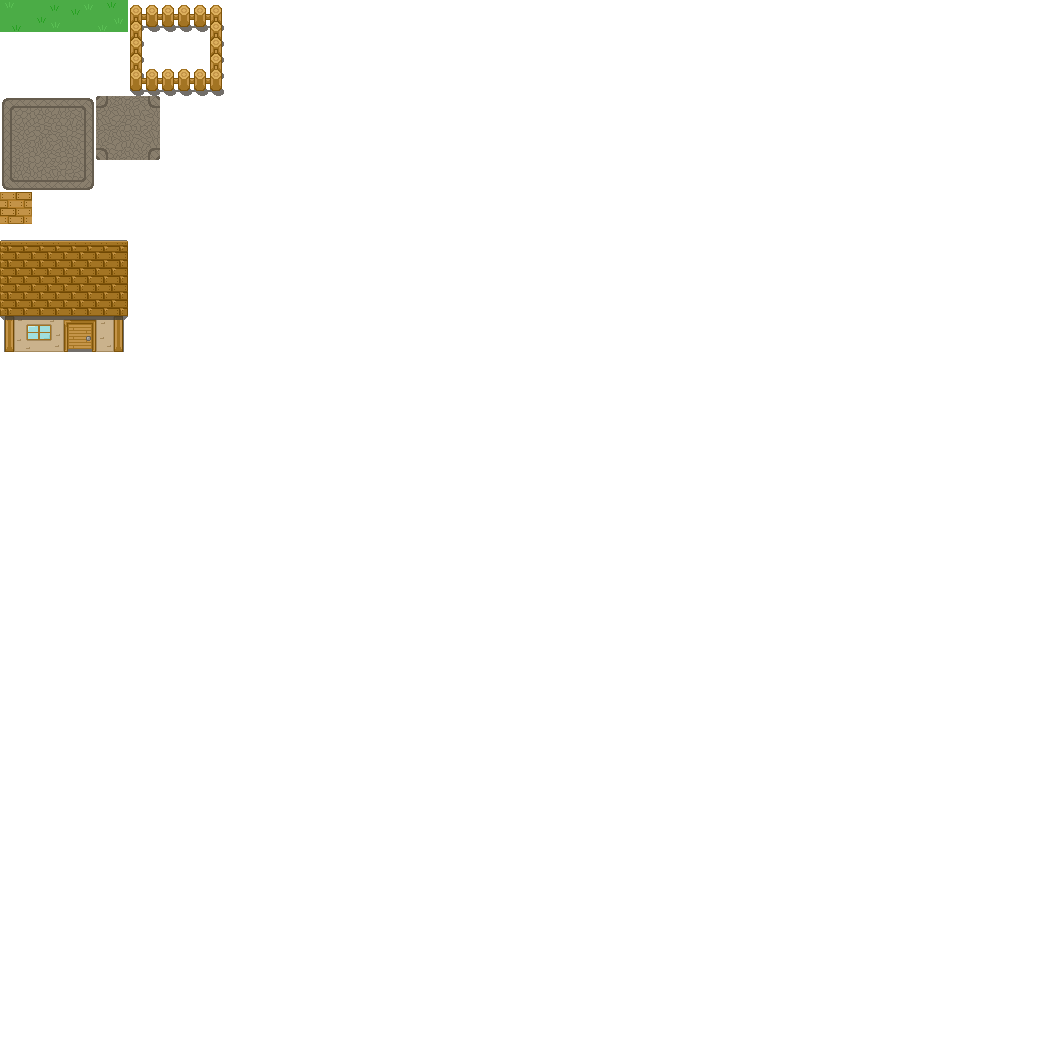
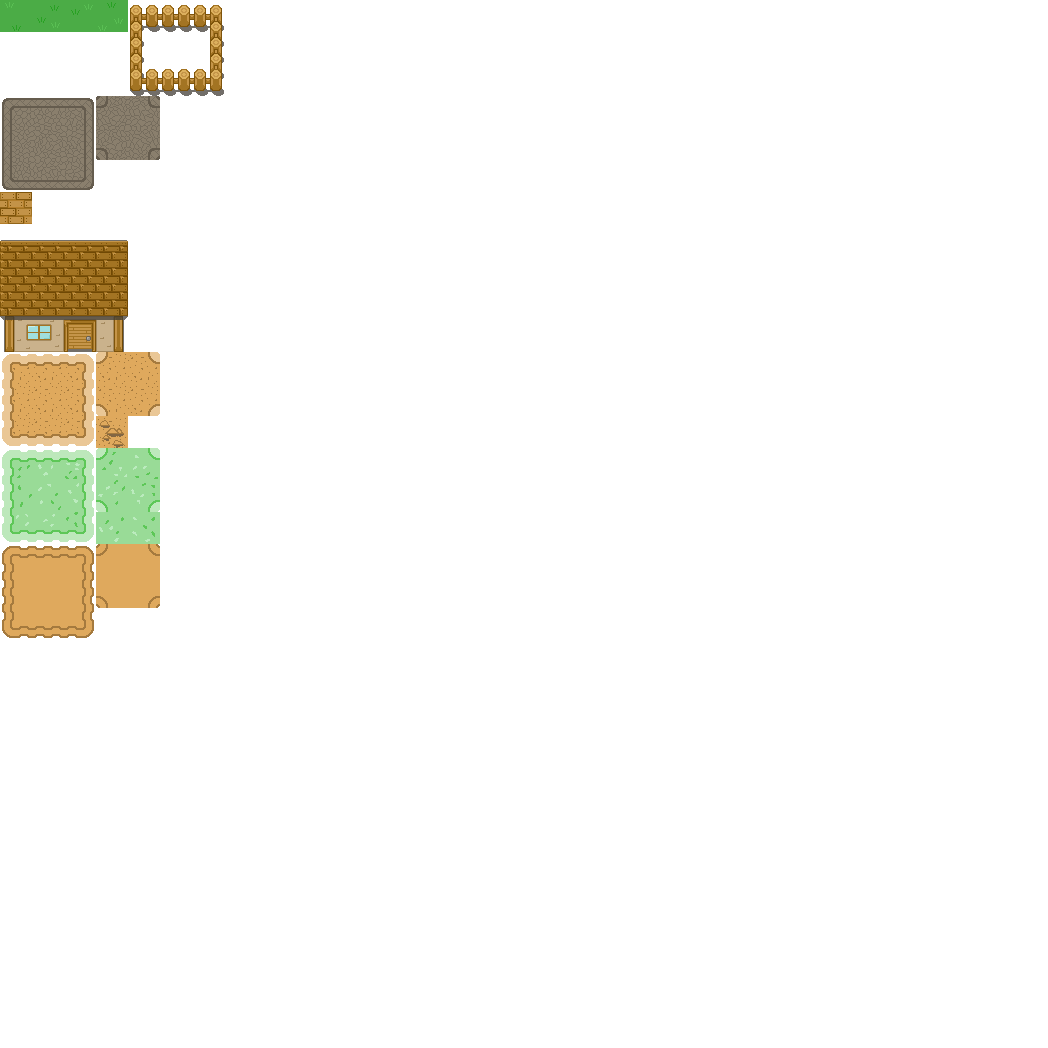
Before/after of a w=1048, h=1048 layered artwork. What changed in the layer stack:
painted on "Pasted Layer #2" over <box>2,352,160,638</box>
added layer "Pasted Layer #3" (65%) above "Pasted Layer #5" over <box>2,448,160,542</box>
added layer "Pasted Layer #5" above "Pasted Layer #4" over <box>128,512,160,544</box>
added layer "Pasted Layer #4" above "LighterGrass" over <box>96,512,128,544</box>
added layer "LighterGrass" above "Pasted Layer #1" over <box>10,448,160,534</box>
added layer "Pasted Layer #1" above "Pasted Layer" over <box>96,416,128,448</box>
added layer "Pasted Layer" above "Path" over <box>13,354,158,434</box>
added layer "Path" above "Road" over <box>2,352,160,446</box>
